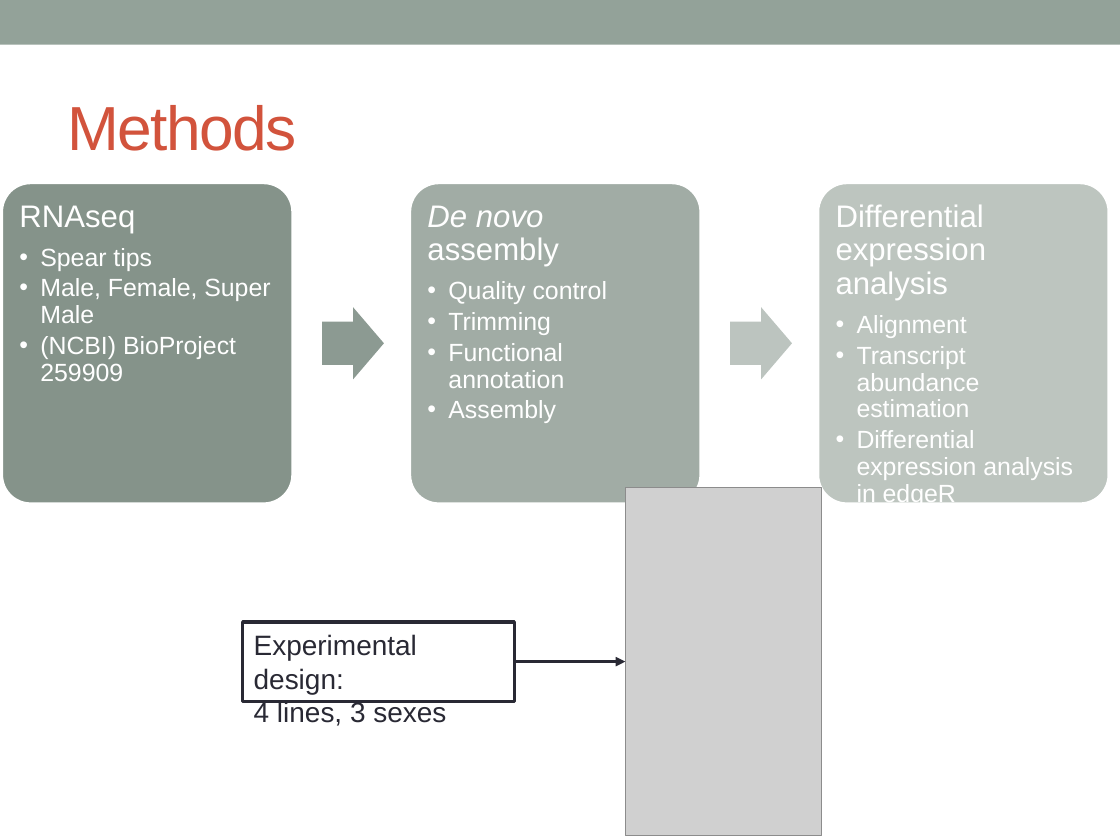
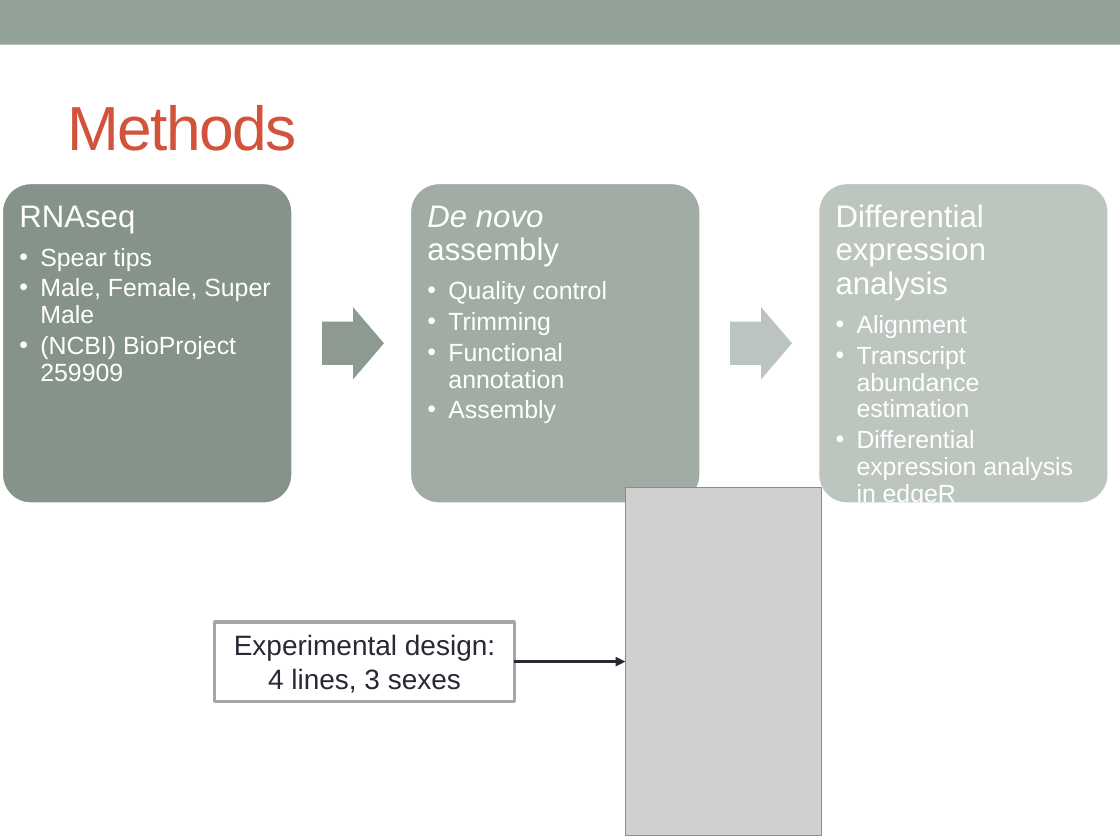
Before and after one commit to katholan/BCB546X-Spring2017_Valerin_final_project, a slide deck: slide 6 of asparagus.pptx. Drawn at 1120x840 pixels with LibreOffice and Linux fonts; fonts in the diff are those of the drawing; grey boxes stand for pictures. Boxes give left, top, right and bottom in pixels: in the first picture for what was removed or moved away, otherwise in the second. Text is boxed around its words. In the diff, an @@ line names an element or a change of style, - is before the commit and + after.

```diff
--- a/asparagus.pptx
+++ b/asparagus.pptx
@@ rectangle "Experimental design:": place and size @@
-rectangle "Experimental design:" at box(243, 622, 515, 701)
+rectangle "Experimental design:" at box(215, 622, 515, 701)
@@ rectangle "Experimental design:" at box(215, 622, 515, 701): alignment left to centre; outline #292934 2.08 pt to #A6A6A6 2.08 pt @@
```
Also in this commit, not shown: 5 other slides changed, 1 slide added, 1 slide removed.
